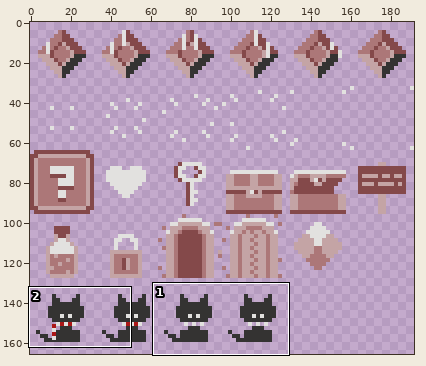
Two versions of one sprite sheet, assets/images/stuff.png. Above: a wide view before the commit, with the close-up outlined.
Close-up. First the earlier version:
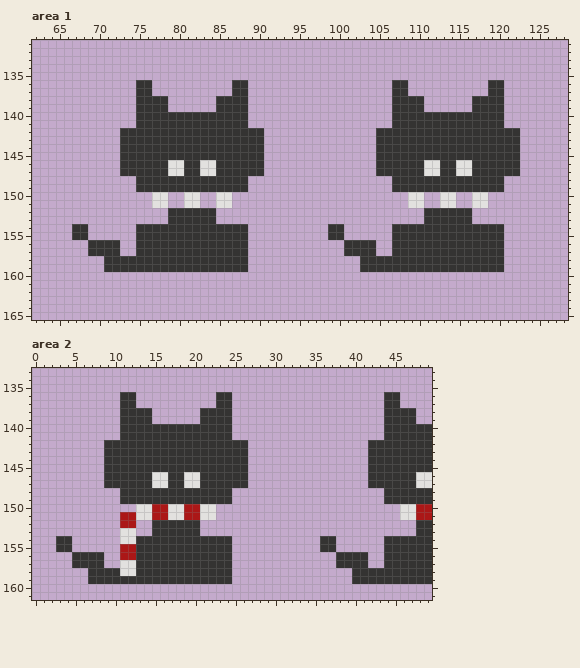
The file is 192x384 pixels. Colours within 5 levels of each other are drawn and written as one. Shown: area 1: x 62..128, y 131..165; area 2: x 0..49, y 133..161. The wide view leaves out empty margins.
The same view after the edit:
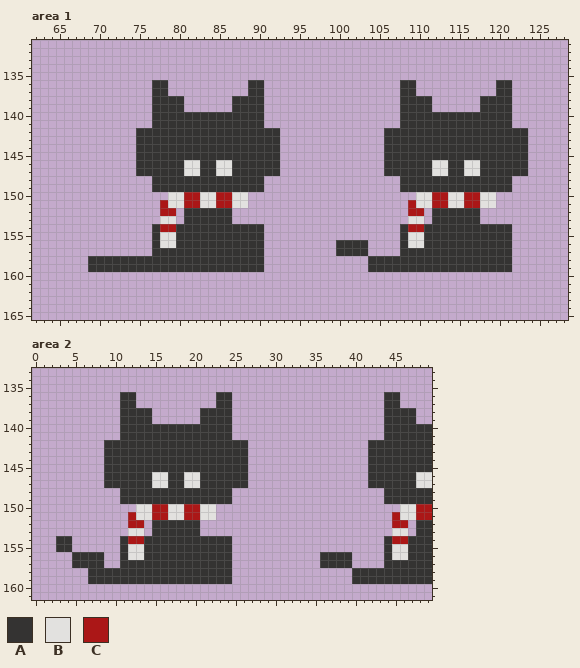
Palette (. is transparent): A #343332  B #e2e1df  C #ab1717
What changed:
Area 1:
There is now colour A in rows 136 to 137 at x 77 to 78, 89 to 90, 109 and 121; in rows 138 to 139 at x 79 to 80, 89 to 90, 111 and 121; in rows 140 to 141 at x 89 to 90 and 121; in rows 142 to 147 at x 91 to 92 and 123; in rows 148 to 149 at x 89 to 90 and 121; in rows 152 to 153 at x 85 to 86 and 117.
There is now colour A in rows 154 to 155 at x 89 to 90 and 121; in rows 156 to 157 at x 89 to 90, 100 and 121; in rows 158 to 159 at x 69 to 70, 89 to 90 and 121.
The edit turns colour B into colour A in rows 146 to 147 at x 79 to 80, 83 to 84, 111 and 115.
There is now colour B in rows 150 to 151 at x 79 to 80, 83 to 84, 87 to 88, 111, 115 and 119; in row 153 at x 78 and 109 to 110.
The edit turns colour A into colour B in rows 146 to 147 at x 81 to 82, 85 to 86, 113 and 117; in row 153 at x 79; in rows 155 to 156 at x 78 to 79 and 109 to 110.
There is now colour C in rows 150 to 151 at x 112 and 116; in row 152 at x 78 and 109 to 110.
The edit turns colour A into colour C in row 152 at x 79; in row 154 at x 78 to 79 and 109 to 110.
The edit turns colour B into colour C in row 150 at x 81 to 82, 85 to 86, 113 and 117; in row 151 at x 78, 81 to 82, 85 to 86, 109, 113 and 117.
The author cleared colour A in rows 136 to 137 at x 75 to 76, 87 to 88, 107 and 119; in rows 138 to 139 at x 75 to 76, 85 to 86, 107 and 117; in rows 140 to 141 at x 75 to 76 and 107; in rows 142 to 147 at x 73 to 74 and 105; in rows 148 to 149 at x 75 to 76 and 107; in rows 152 to 153 at x 80 and 111.
The author cleared colour A in rows 154 to 155 at x 67 to 68, 75 to 76, 99 to 100 and 107; in rows 156 to 157 at x 69 to 72, 75 to 76, 104 and 107; in rows 158 to 159 at x 103.
The author cleared colour B in row 150 at x 77 to 78 and 109; in row 151 at x 77.
Area 2:
There is now colour A in rows 156 to 157 at x 36 to 37.
The edit turns colour B into colour A in row 154 at x 11; in rows 157 to 158 at x 11 to 12.
The edit turns colour C into colour A in rows 155 to 156 at x 11.
There is now colour B in row 153 at x 13 and 45 to 46.
The edit turns colour A into colour B in rows 155 to 156 at x 13 and 45 to 46.
The edit turns colour C into colour B in rows 155 to 156 at x 12.
There is now colour C in row 151 at x 45; in row 152 at x 13 and 45 to 46.
The edit turns colour A into colour C in row 154 at x 13 and 45 to 46.
The edit turns colour B into colour C in row 154 at x 12.
The author cleared colour A in rows 154 to 155 at x 36 to 37; in rows 156 to 157 at x 40 to 41.
The author cleared colour B in row 153 at x 11.
The author cleared colour C in rows 151 to 152 at x 11.
Pixel boxes of the changes (left, top, right, bottom) in both close-ups:
changed: (72, 80, 280, 272)
changed: (328, 80, 528, 272)
changed: (120, 512, 144, 576)
changed: (392, 512, 408, 560)
changed: (320, 536, 368, 568)
